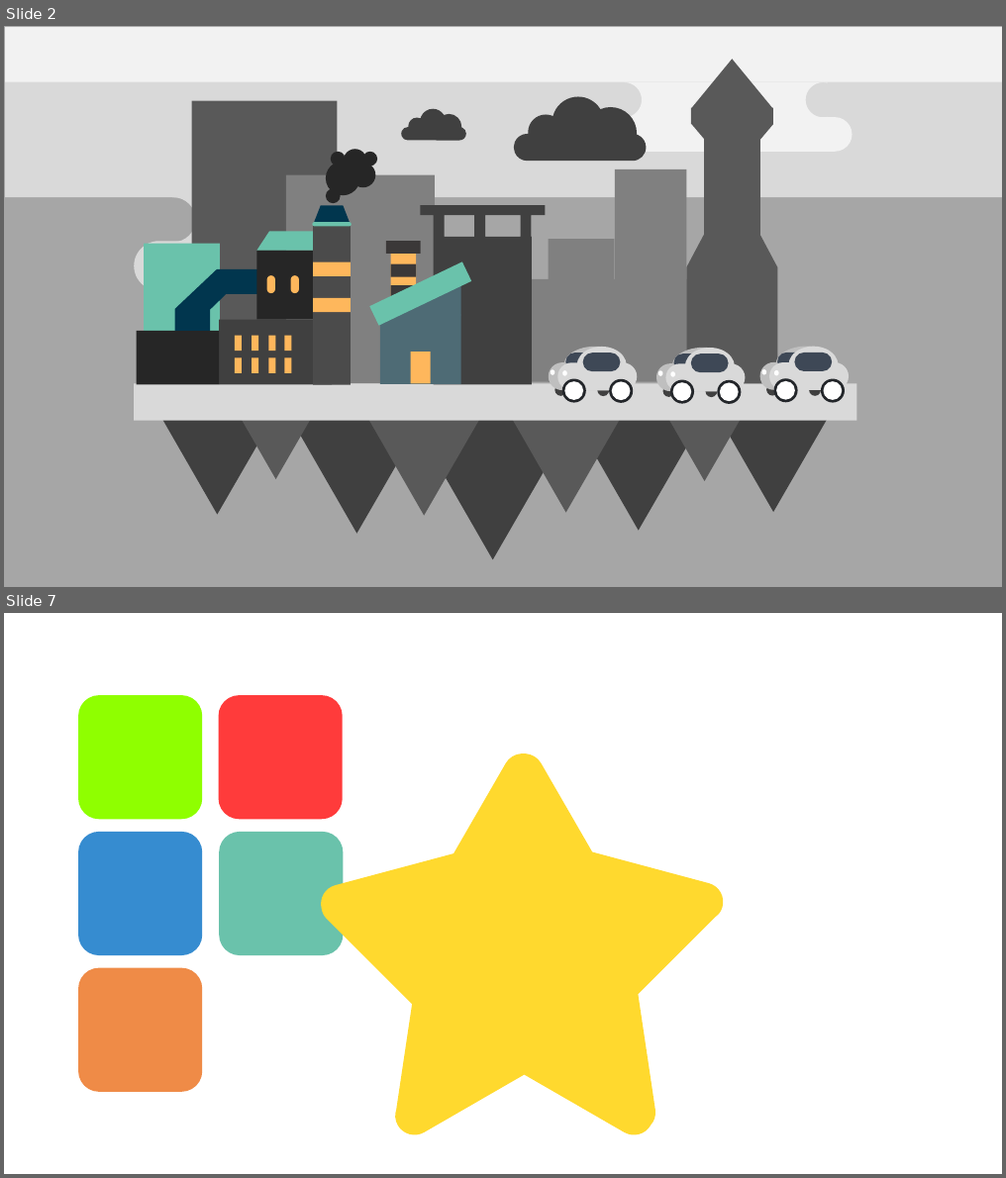
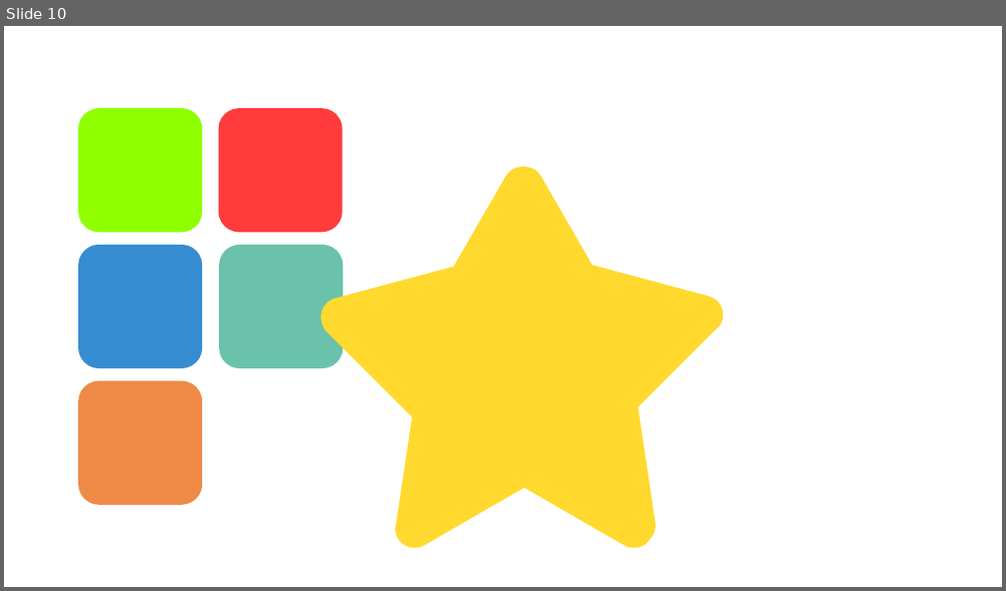
Before and after one commit to pedrogmo/projetopp2, a slide deck: slide/animacao.pptx. Shown one above the other, each under a label of ours: slides 2 and 7 before the commit, slide 10 after it; the slides between them are not shown. The pictures are 1006x1178 and 1006x591 pixels, drawn with LibreOffice and Linux fonts; fonts in the diff are those of the drawing. Boxes give left, top, right and bottom in pixels: in the first picture for what was removed or moved away, otherwise in the second. Text is boxed around its words. In the diff, an @@ line names an element or a change of style, - is before the commit and + after.

```diff
--- a/slide/animacao.pptx
+++ b/slide/animacao.pptx
@@ slide 2 removed at [4,26,1002,587], background #FFFFFF @@
@@ rectangle removed at [4,26,1002,587] @@
@@ rectangle removed at [5,31,1002,197] @@
@@ rectangle removed at [5,27,1002,82] @@
@@ freeform shape removed at [624,82,828,117] @@
@@ freeform shape removed at [687,59,778,383] @@
@@ rectangle removed at [192,101,338,384] @@
@@ freeform shape removed at [402,109,466,141] @@
@@ freeform shape removed at [514,97,647,162] @@
@@ rounded rectangle removed at [601,117,852,152] @@
@@ triangle removed at [692,124,773,173] @@
@@ rectangle removed at [615,170,687,353] @@
@@ freeform shape removed at [172,197,433,243] @@
@@ rectangle removed at [286,174,435,383] @@
@@ group removed at [326,149,377,204]: 6 ellipses @@
@@ freeform shape removed at [420,205,546,385] @@
@@ rounded rectangle removed at [135,241,469,290] @@
@@ rectangle removed at [548,239,614,381] @@
@@ ellipse removed at [142,277,200,336] @@
@@ ellipse removed at [146,268,170,293] @@
@@ ellipse removed at [177,275,221,318] @@
@@ rectangle removed at [285,280,450,383] @@
@@ group removed at [137,205,351,384]: 14 rectangles, 4 rounded rectangles, 1 freeform shape, 1 trapezoid, 1 flow chart manual operation @@
@@ rectangle removed at [532,279,698,381] @@
@@ group removed at [369,241,471,384]: 7 rectangles, 1 triangle @@
@@ group removed at [548,347,849,404]: 30 ellipses, 12 rounded rectangles @@
@@ group removed at [109,303,857,561]: 9 triangles, 1 rectangle @@
@@ what was slide 7 is now slide 10 @@
```
Also in this commit, not shown: 9 slides added, 5 other slides removed, 2 other files.
